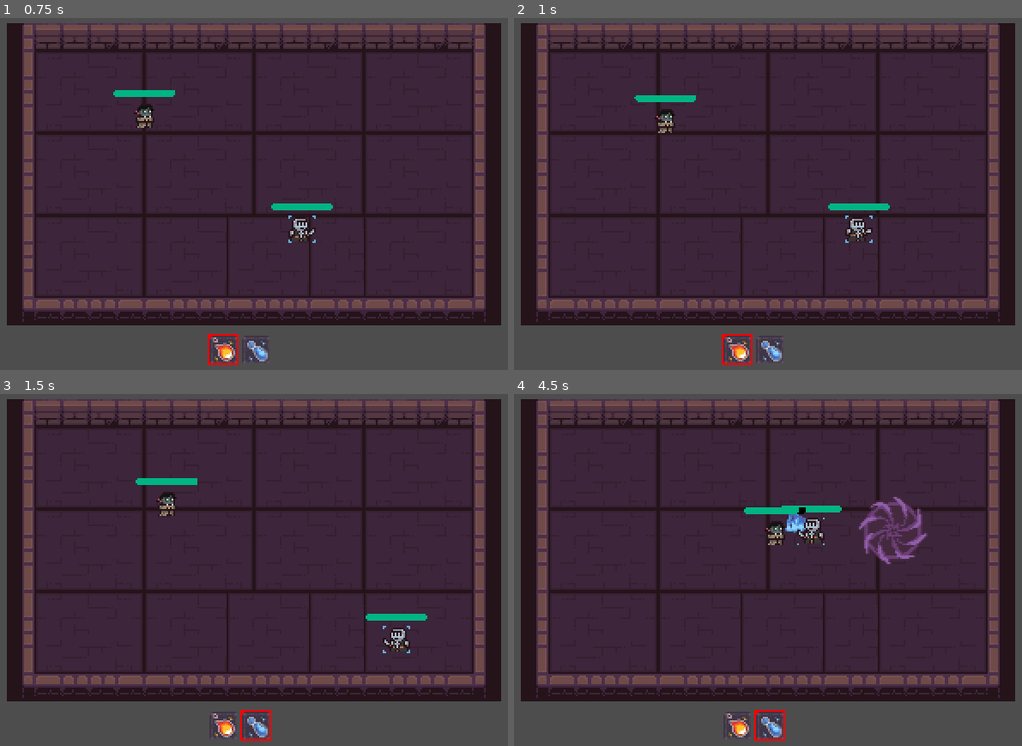
Above: before the commit, frames 1-4 (two rows, left to right).
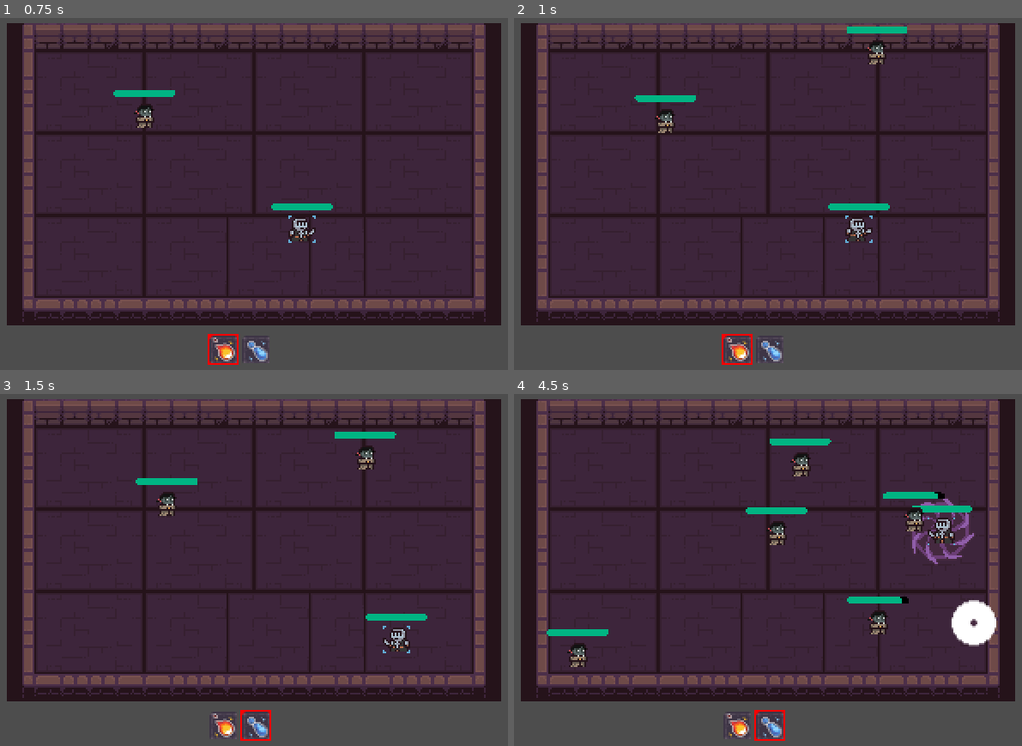
Above: after the commit, the same moments.

Repository: always-hehe-devs/top-down-game
Game: Godot game, scene res://World.tscn
Same seed, same stepped clock (60 frames per second), same inputs: the game is played once before the commit and once after it.
Inputs (mouse positions are in pixels of both pictures, inside the frame that each line leads up to):
- Up to frame 1 (0.75 s): tap Enter at 0.5 s; move the mouse to (381, 151) at 0.52 s; hold Right (ui_right) from 0.53 s (still down); tap Q (attack_1) at 0.6 s
- Up to frame 2 (1 s): keep holding Right (ui_right)
- Up to frame 3 (1.5 s): move the mouse to (147, 566) at 1.27 s; release Right (ui_right) at 1.28 s; hold Down (ui_down) from 1.28 s (still down); tap E (attack_2) at 1.35 s
- Up to frame 4 (4.5 s): move the mouse to (828, 457) at 2.02 s; release Down (ui_down) at 2.03 s; press the mouse at (828, 457) at 2.03 s; hold Right (ui_right) 2.03-2.78 s; move the mouse to (747, 629) at 2.77 s; release the mouse at (747, 629) at 2.78 s; hold Up (ui_up) 2.78-3.53 s; tap Q (attack_1) at 2.85 s; move the mouse to (935, 608) at 3.52 s; hold Left (ui_left) from 3.53 s (still down); tap E (attack_2) at 3.6 s; move the mouse to (610, 485) at 4.27 s; click (610, 485) at 4.35 s

Frame 1 is identical in both runs. In frame 2, 0.4% of the frame differs, in the area x 65-78%, y 2-14%; in frame 3, 0.4%; in frame 4, 5.1%, in the area x 6-95%, y 12-78%.

Commit message:
Added random mob spawn

Diff:
--- a/HurtBox.gd
+++ b/HurtBox.gd
@@ -8,6 +8,7 @@
 	connect("area_entered", _on_area_entered)
 
 func _on_area_entered(hitbox: HitBox):
+	print(hitbox)
 	if hitbox.owner.get_parent() != owner && owner.has_method("take_damage"):
 		owner.take_damage(hitbox.damage)
 		hitbox.on_hit()
--- a/Player.tscn
+++ b/Player.tscn
@@ -61,7 +61,7 @@
 texture_filter = 1
 sprite_frames = SubResource("SpriteFrames_32wwg")
 animation = &"Idle"
-frame_progress = 0.769529
+frame_progress = 0.843956
 
 [node name="ProgressBar" type="ProgressBar" parent="."]
 unique_name_in_owner = true
--- a/Portal.tscn
+++ b/Portal.tscn
@@ -63,6 +63,8 @@
 animation = &"Explode"
 
 [node name="HitBox" type="Area2D" parent="."]
+collision_layer = 2
+collision_mask = 2
 script = ExtResource("11_ryx6n")
 
 [node name="CollisionShape2D" type="CollisionShape2D" parent="HitBox"]
--- /dev/null
+++ b/World.gd
@@ -0,0 +1,10 @@
+extends Node
+
+func spawn_mob():
+	var new_mob = preload("res://VampireMob.tscn").instantiate()
+	%PathFollow2D.progress_ratio = randf()
+	new_mob.global_position = %PathFollow2D.global_position
+	add_child(new_mob)
+
+func _on_timer_timeout():
+	spawn_mob()
--- a/World.tscn
+++ b/World.tscn
@@ -1,6 +1,7 @@
-[gd_scene load_steps=7 format=3 uid="uid://ciriowljkojjw"]
+[gd_scene load_steps=9 format=3 uid="uid://ciriowljkojjw"]
 
 [ext_resource type="Texture2D" uid="uid://dshq3ahsb25s1" path="res://assets/Dungeon_Tileset.png" id="1_6r7do"]
+[ext_resource type="Script" path="res://World.gd" id="1_quq06"]
 [ext_resource type="PackedScene" uid="uid://cjy2w47ir50to" path="res://Player.tscn" id="2_xeefm"]
 [ext_resource type="PackedScene" uid="uid://dgwy0vfbmao7a" path="res://VampireMob.tscn" id="3_ev4mk"]
 [ext_resource type="PackedScene" uid="uid://18c32k00y3tv" path="res://hud.tscn" id="4_lh2pk"]
@@ -336,7 +337,14 @@
 physics_layer_0/collision_layer = 1
 sources/0 = SubResource("TileSetAtlasSource_aqnhq")
 
+[sub_resource type="Curve2D" id="Curve2D_jo20d"]
+_data = {
+"points": PackedVector2Array(0, 0, 0, 0, 30, 51, 0, 0, 0, 0, 284, 51, 0, 0, 0, 0, 283, 193, 0, 0, 0, 0, 30, 193, 0, 0, 0, 0, 30, 51)
+}
+point_count = 5
+
 [node name="World" type="Node"]
+script = ExtResource("1_quq06")
 
 [node name="TileMap" type="TileMap" parent="."]
 position = Vector2(-275, -270)
@@ -352,4 +360,15 @@
 
 [node name="HUD" parent="." instance=ExtResource("4_lh2pk")]
 
+[node name="Path2D" type="Path2D" parent="."]
+curve = SubResource("Curve2D_jo20d")
+
+[node name="PathFollow2D" type="PathFollow2D" parent="Path2D"]
+unique_name_in_owner = true
+position = Vector2(30, 51)
+
+[node name="Timer" type="Timer" parent="."]
+autostart = true
+
 [connection signal="changed_attack" from="HUD" to="Player" method="_on_hud_changed_attack"]
+[connection signal="timeout" from="Timer" to="." method="_on_timer_timeout"]
